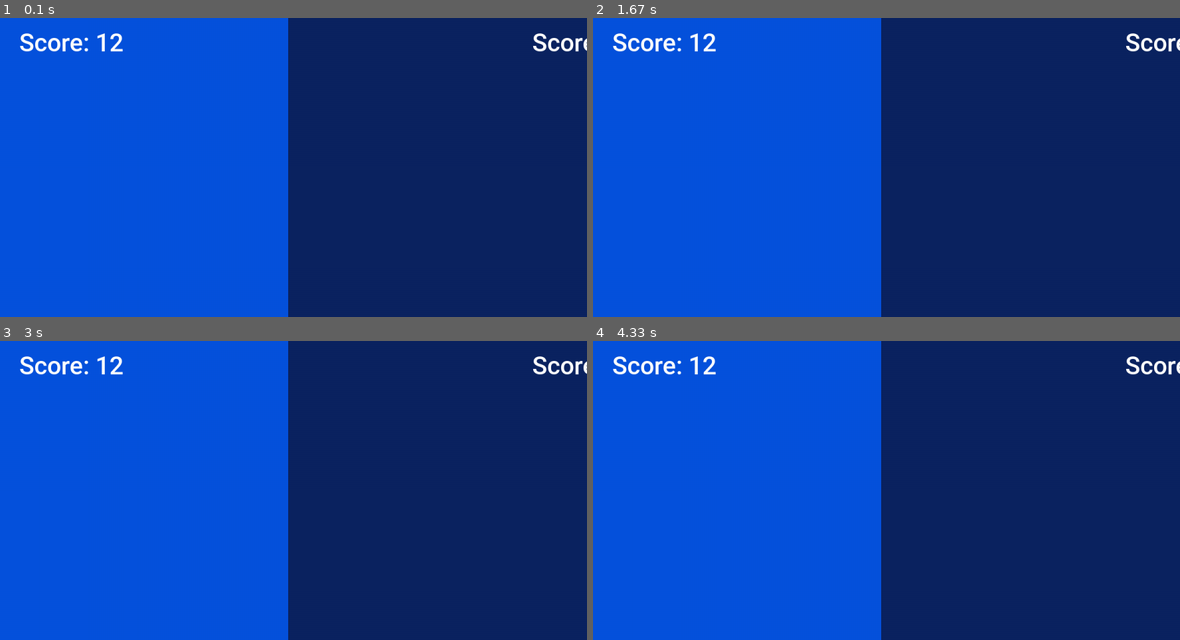
Above: before the commit, frames 1-4 (two rows, left to right).
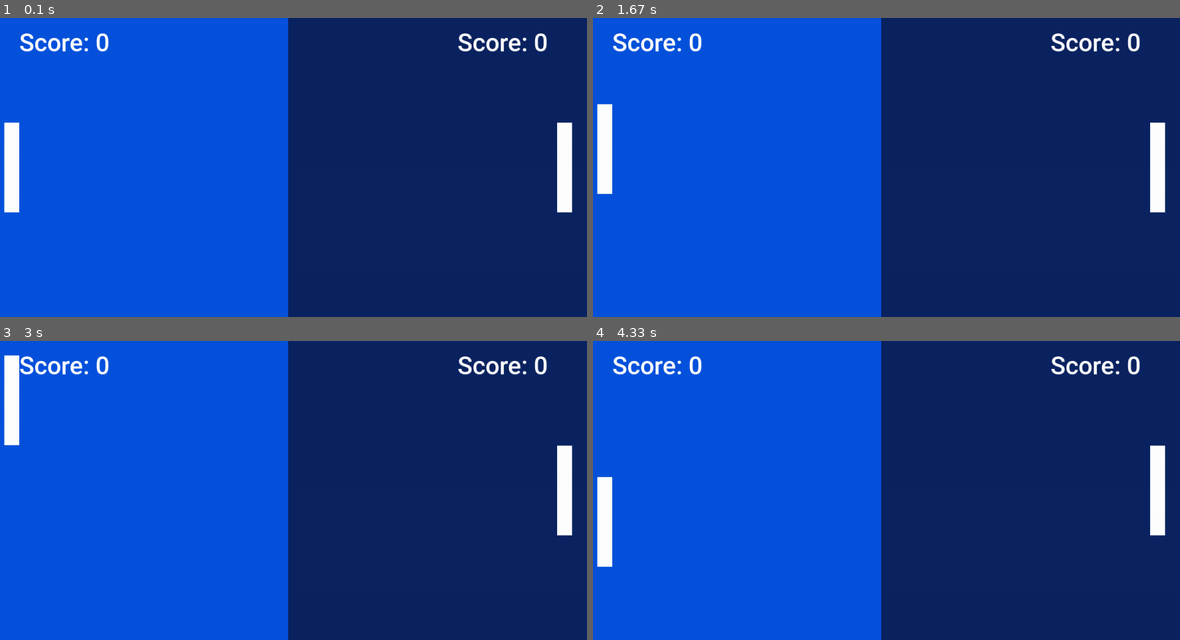
Above: after the commit, the same moments.

Repository: black-purple/pygame_pingXpong
Game: pygame game, started from main.py
Two runs of this game, one before a commit and one after it. Both use one fixed random seed, a clock stepped at 60 frames per second and the inputs below.
Inputs (mouse positions are in pixels of both pictures, inside the frame that each line leads up to):
- Up to frame 1 (0.1 s): no input
- Up to frame 2 (1.67 s): press the mouse at (739, 170) at 0.37 s; move the mouse to (839, 200) at 0.47 s; release the mouse at (939, 233) at 0.6 s; press the mouse at (739, 170) at 0.7 s; move the mouse to (710, 131) at 0.8 s; release the mouse at (681, 95) at 0.93 s; press the mouse at (739, 170) at 1.03 s; move the mouse to (716, 140) at 1.13 s; release the mouse at (692, 110) at 1.27 s; press the mouse at (739, 170) at 1.37 s; move the mouse to (857, 158) at 1.47 s; release the mouse at (974, 149) at 1.6 s
- Up to frame 3 (3 s): press the mouse at (146, 493) at 1.7 s; move the mouse to (217, 547) at 1.8 s; release the mouse at (293, 601) at 1.93 s; press the mouse at (146, 493) at 2.03 s; move the mouse to (246, 445) at 2.13 s; release the mouse at (352, 397) at 2.27 s; press the mouse at (146, 493) at 2.37 s; move the mouse to (234, 529) at 2.47 s; release the mouse at (328, 565) at 2.6 s; press the mouse at (146, 493) at 2.7 s; move the mouse to (199, 445) at 2.8 s; release the mouse at (252, 400) at 2.93 s
- Up to frame 4 (4.33 s): press the mouse at (739, 493) at 3.03 s; move the mouse to (833, 466) at 3.13 s; release the mouse at (933, 439) at 3.27 s; press the mouse at (739, 493) at 3.37 s; move the mouse to (816, 541) at 3.47 s; release the mouse at (892, 592) at 3.6 s; press the mouse at (739, 493) at 3.7 s; move the mouse to (704, 541) at 3.8 s; release the mouse at (675, 589) at 3.93 s; press the mouse at (739, 493) at 4.03 s; move the mouse to (716, 508) at 4.13 s; release the mouse at (692, 520) at 4.27 s

The runs differ from the first frame. In frame 1, 2.3% of the frame differs, in the area x 0-100%, y 5-66%; in frame 2, 2.3%; in frame 3, 2.3%; in frame 4, 2.3%.

Commit message:
update: player movement

Diff:
--- a/main.py
+++ b/main.py
@@ -20,23 +20,34 @@
 # BEGIN: window settings
 screen = pygame.display.set_mode(gameWinDimensions)
 pygame.display.set_caption(gameName)
-gameIcon = pygame.image.load(gameIconFileName)
-pygame.display.set_icon(gameIcon)
+winIcon = pygame.image.load(gameIconFileName).convert_alpha()
+pygame.display.set_icon(winIcon)
 pygame.display.set_caption(gameName, gameIconFileName)
 # END: window settings
 
 # BEGIN: Players
-leftPlayerScore = 12
-rightPlayerScore = 22
+leftPlayerSurface = pygame.Surface((30,(gameWinH * 30) / 100))
+leftPlayerRectangle = leftPlayerSurface.get_rect(midleft = (30,gameWinH/2))
+leftPlayerSurface.fill("White")
+leftPlayerScore = 0
+
+rightPlayerSurface = pygame.Surface((30,(gameWinH * 30) / 100))
+rightPlayerSurface.fill("White")
+rightPlayerRectangle = rightPlayerSurface.get_rect(midright = (gameWinW - 30,gameWinH/2))
+rightPlayerScore = 0
 # END: Players
 
 clock = pygame.time.Clock()
 
+# BEGIN: left area
 leftSurface = pygame.Surface((gameWinW/2,gameWinH))
 leftSurface.fill((6, 82, 221))
+# END: left area
 
+# BEGIN: right area
 rightSurface = pygame.Surface((gameWinW/2,gameWinH))
 rightSurface.fill((12, 36, 97))
+# END: right area
 
 leftPlayerScoreText = gameFont.render(f"Score: {leftPlayerScore}", True, "White")
 rightPlayerScoreText = gameFont.render(f"Score: {rightPlayerScore}", True, "White")
@@ -45,16 +56,31 @@
 while gameRunning:
     # Checking events
     for event in pygame.event.get():
-        # Checking QUIT event
-        if event.type == pygame.QUIT:
-            gameRunning = False
+        match (event.type):
+            # Checking QUIT event
+            case pygame.QUIT:
+                gameRunning = False
+            # Getting mouse position
+            case pygame.MOUSEMOTION:
+                leftPlayerRectangle = leftPlayerSurface.get_rect(midleft = (30,event.pos[1]))
+                leftPlayerSurface.fill("White")
 
+    # Rendering player areas to the screen
     screen.blit(leftSurface, (0, 0))
     screen.blit(rightSurface, (gameWinW/2, 0))
 
+    # Rendering player score to the screen
     screen.blit(leftPlayerScoreText, (60, 20))
-    screen.blit(rightPlayerScoreText, (gameWinW - 110, 20))
+    screen.blit(rightPlayerScoreText, (gameWinW - 260, 20))
+
+    # Rendering players to the screen
+    screen.blit(leftPlayerSurface, leftPlayerRectangle)
+    screen.blit(rightPlayerSurface, rightPlayerRectangle)
+
+    #
     pygame.display.update()
+
+    # Setting max framerate
     clock.tick(60)
 
 
